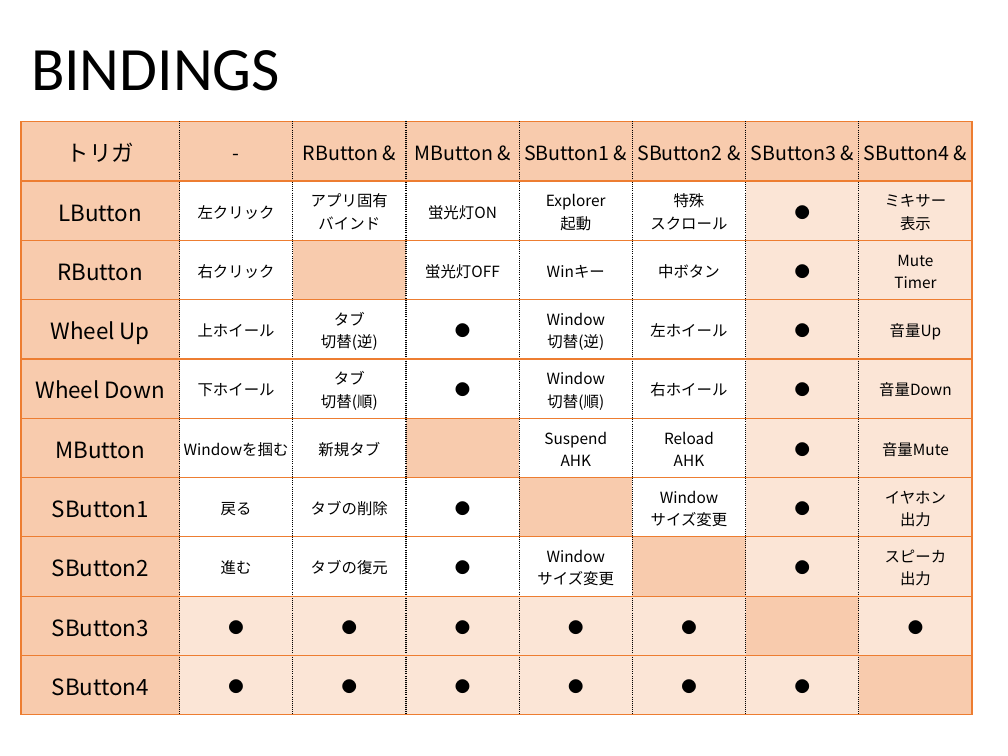
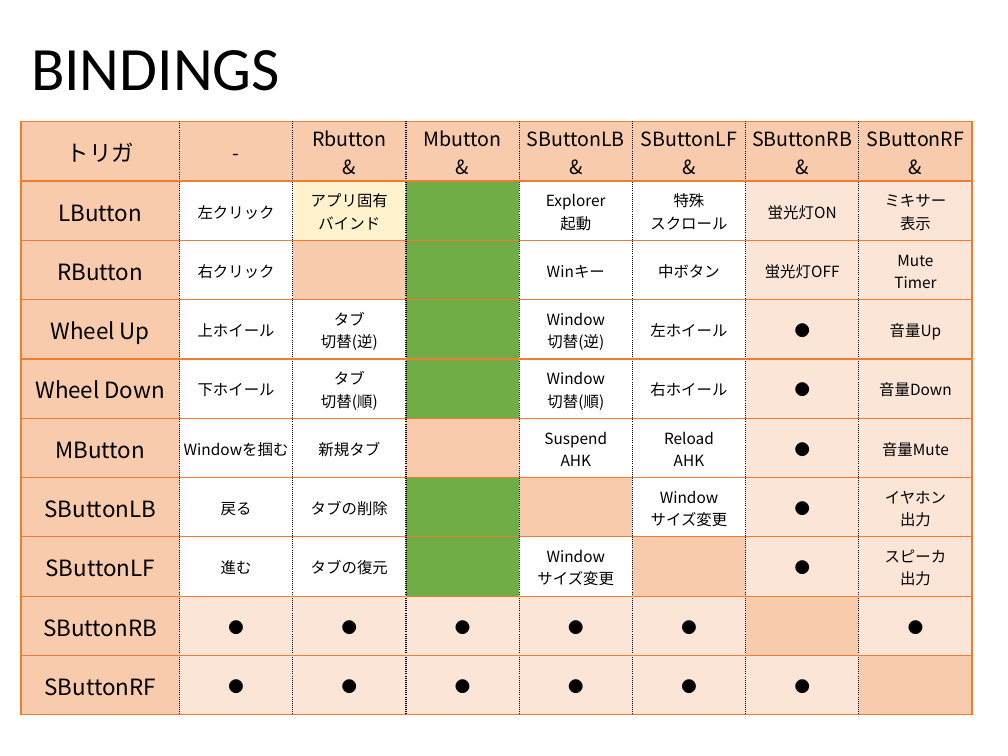
Before and after one commit to ittooo66/myAHK, a slide deck: slide 21 of MANUAL.pptx. Drawn at 1008x756 pixels with LibreOffice and Linux fonts; fonts in the diff are those of the drawing. Boxes give left, top, right and bottom in pixels: in the first picture for what was removed or moved away, otherwise in the second. Text is boxed around its words. In the diff, an @@ line names an element or a change of style, - is before the commit and + after.

```diff
--- a/MANUAL.pptx
+++ b/MANUAL.pptx
@@ table at <box>21,122,970,716</box> @@
-row 1: トリガ | - | RButton & | MButton & | SButton1 & | SButton2 & | SButton3 & | SButton4 &
+row 1: トリガ | - | Rbutton / & | Mbutton / & | SButtonLB / & | SButtonLF / & | SButtonRB / & | SButtonRF / &
-row 2, column 4: 蛍光灯ON
+row 2, column 4: 
-row 2, column 7: ●
+row 2, column 7: 蛍光灯ON
-row 3, column 4: 蛍光灯OFF
+row 3, column 4: 
-row 3, column 7: ●
+row 3, column 7: 蛍光灯OFF
-row 4, column 4: ●
+row 4, column 4: 
-row 5, column 4: ●
+row 5, column 4: 
-row 7, column 1: SButton1
+row 7, column 1: SButtonLB
-row 7, column 4: ●
+row 7, column 4: 
-row 8, column 1: SButton2
+row 8, column 1: SButtonLF
-row 8, column 4: ●
+row 8, column 4: 
-row 9, column 1: SButton3
+row 9, column 1: SButtonRB
-row 10, column 1: SButton4
+row 10, column 1: SButtonRF
@@ fill #FFFFFF to #FFF2CC in row 2, column 3 @@
@@ fill #FFFFFF to #70AD47 in 6 cells @@
```
Also in this commit, not shown: 12 other slides changed.
